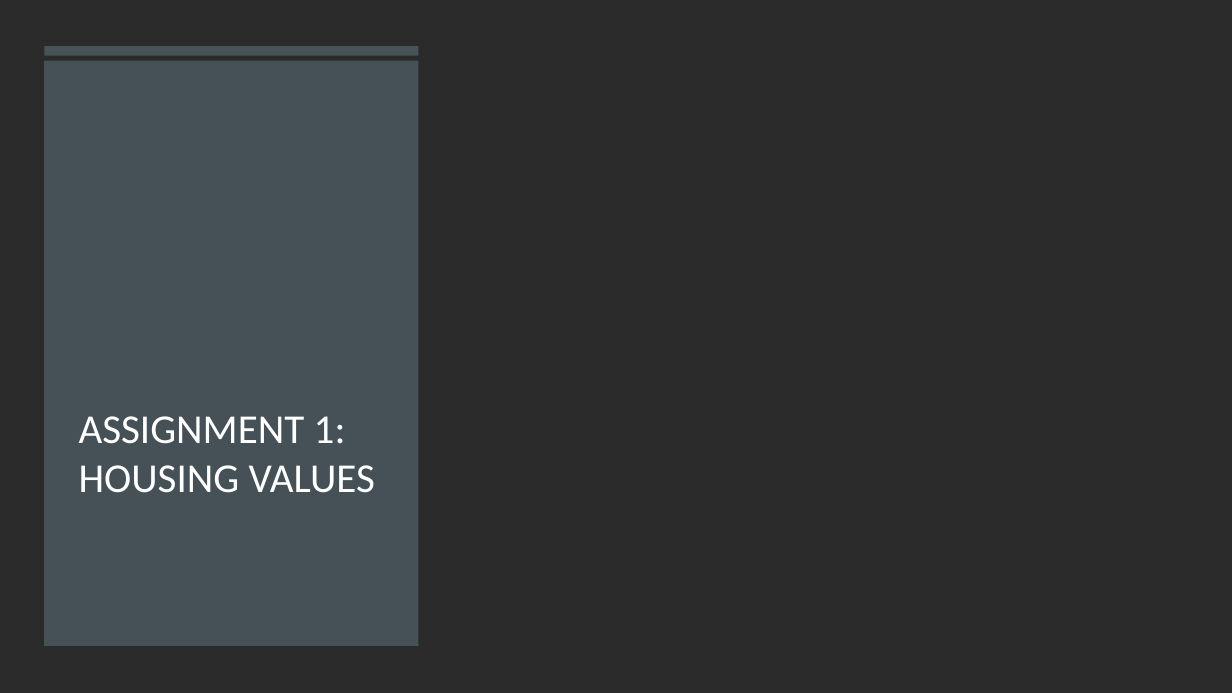
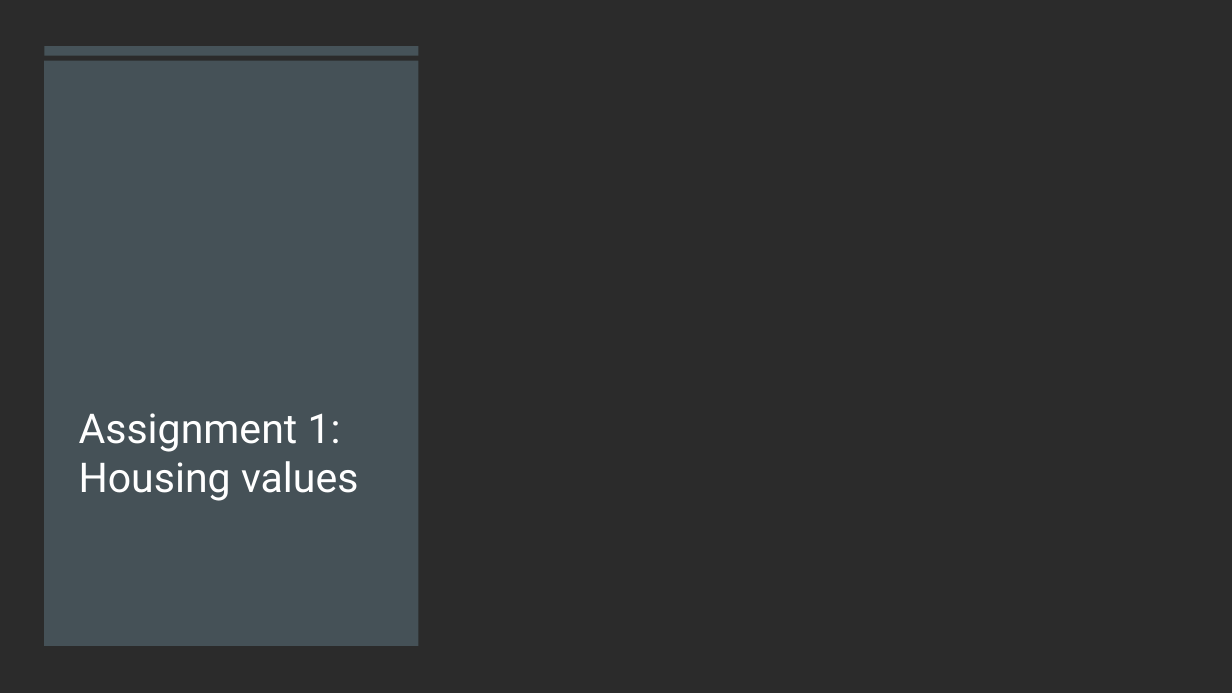
Before and after one commit to tamimcm416/capstone_business_stats, a slide deck: slide 1 of Assignment 1.pptx. Drawn at 1232x693 pixels with LibreOffice and Linux fonts; fonts in the diff are those of the drawing; background and template pictures are left out; a plain dark background stands for a picture behind light text. Boxes give left, top, right and bottom in pixels: in the first picture for what was removed or moved away, otherwise in the second. Text is boxed around its words. In the diff, an @@ line names an element or a change of style, - is before the commit and + after.

```diff
--- a/Assignment 1.pptx
+++ b/Assignment 1.pptx
@@ title at box(79, 413, 359, 501): text changed; font Calibri to Roboto @@
-ASSIGNMENT 1:
-HOUSING VALUES
+Assignment 1:
+Housing values
```
Also in this commit, not shown: 8 other slides changed.
